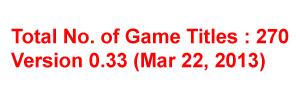
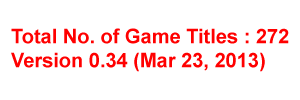
Layers edited between the first and the second w=300, h=100 image:
renamed "Total No. of Game Titles : 270 Version 0.33 (Mar 22, 2013)" to "Total No. of Game Titles : 272 Version 0.34 (Mar 23, 2013)", painted on it over [116, 28, 289, 68]
